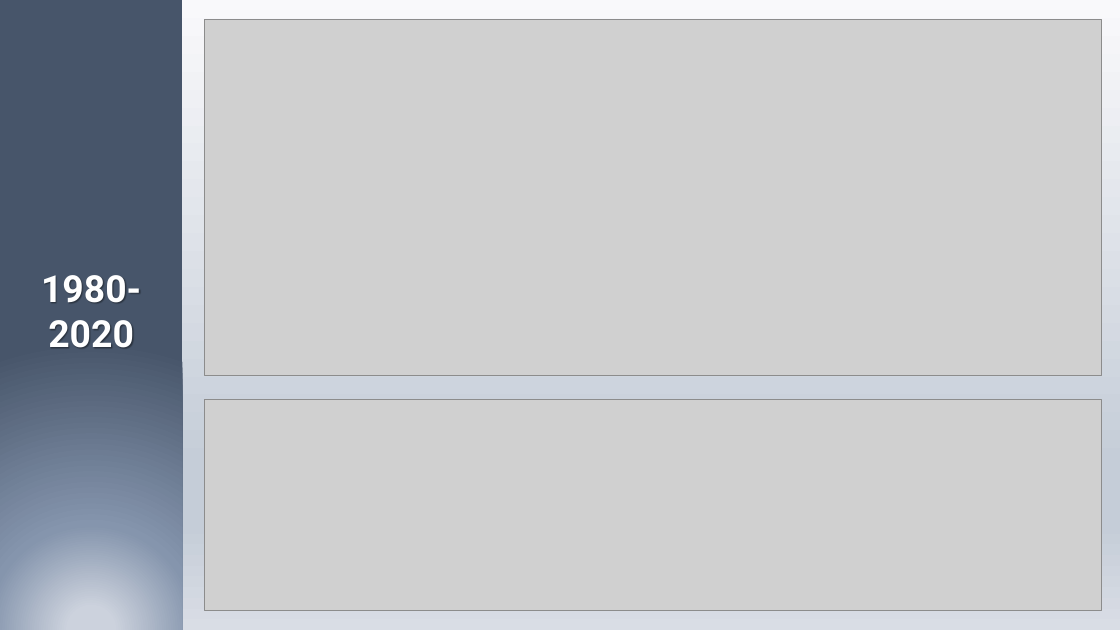
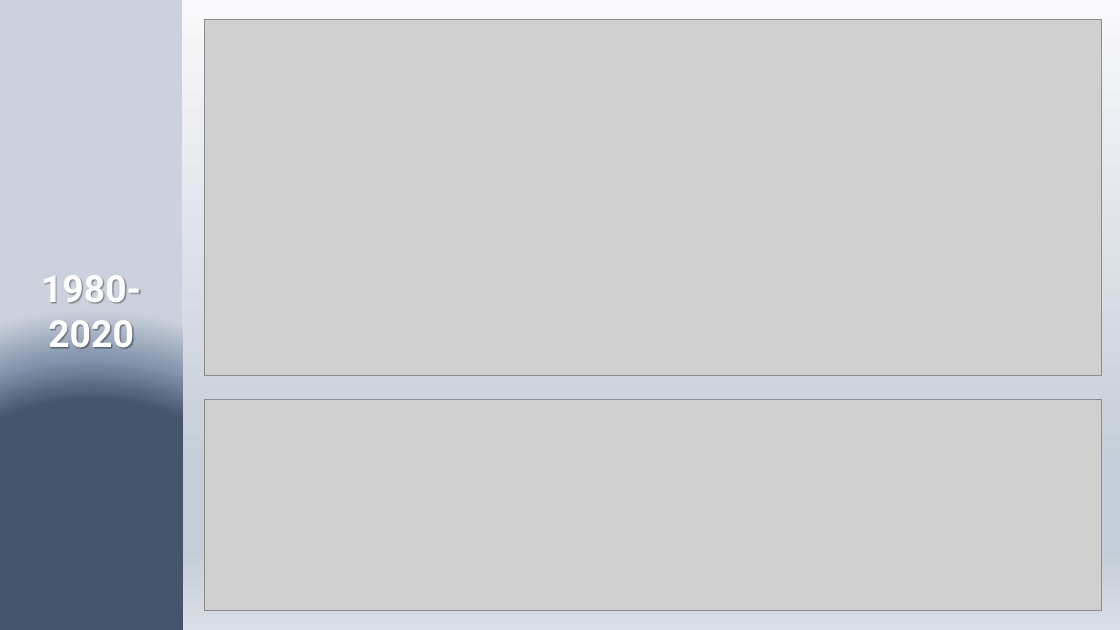
Before and after one commit to nickforte/TN-Split_Ticket, a slide deck: slide 7 of Presentation/nick_forte_capstone.pptx. Drawn at 1120x630 pixels with LibreOffice and Linux fonts; fonts in the diff are those of the drawing; grey boxes stand for pictures. Boxes give left, top, right and bottom in pixels: in the first picture for what was removed or moved away, otherwise in the second. Text is boxed around its words. In the diff, an @@ line names an element or a change of style, - is before the commit and + after.

```diff
--- a/Presentation/nick_forte_capstone.pptx
+++ b/Presentation/nick_forte_capstone.pptx
@@ rectangle at (x1=0, y1=0, x2=182, y2=630): fill gradient #CCD2DD to #8595AD to #47556A to gradient #47556A to #8595AD to #CCD2DD @@
```
Also in this commit, not shown: 9 other slides changed, 1 slide added.
